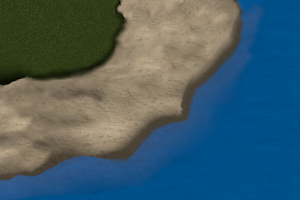
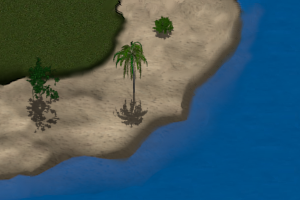
Layer changes from the first 300x200 image to the second:
added layer "baum_schatten0001.png#15" above "Background copy#28" over <box>112,40,149,129</box>
added layer "Background copy#28" above "Background copy#15" over <box>25,55,61,134</box>
added layer "Background copy#15" above "Clipboard" over <box>151,15,175,41</box>
